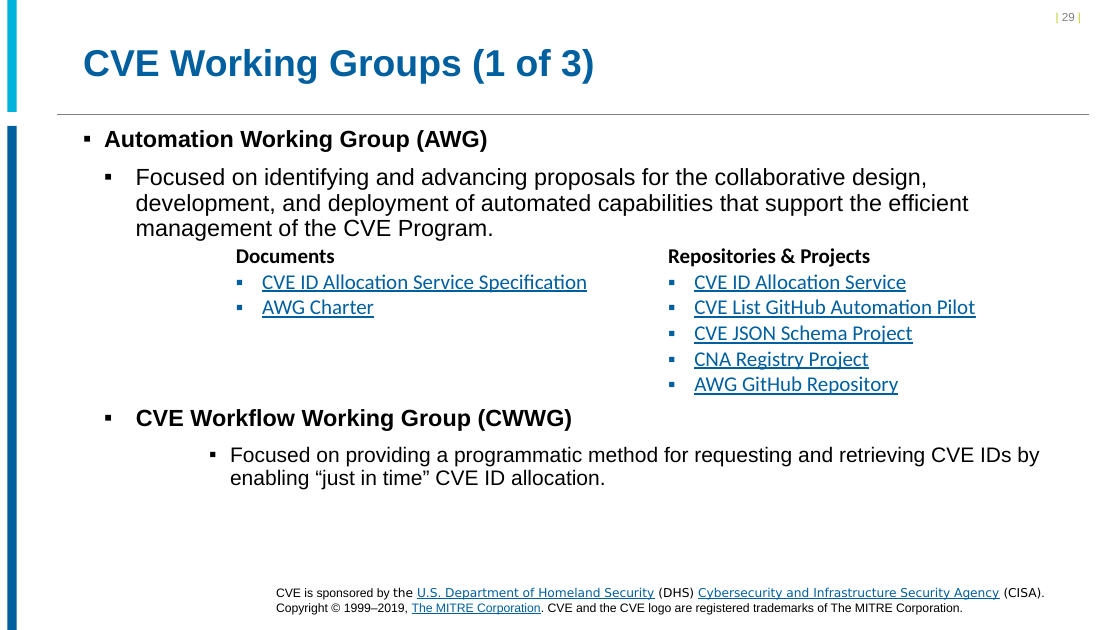
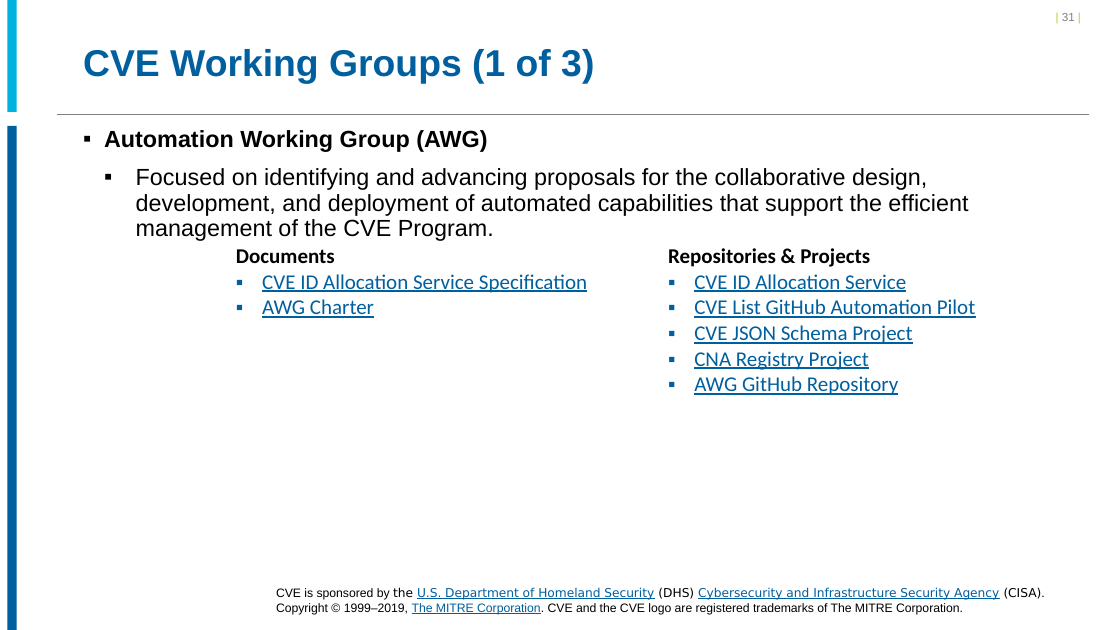
Before and after one commit to CVEProject/cveproject.github.io, a slide deck: slide 31 of docs/cna/Becoming_a_CNA.pptx (slide 29 before the commit). Drawn at 1120x630 pixels with LibreOffice and Linux fonts; fonts in the diff are those of the drawing; background and template pictures are left out. Boxes give left, top, right and bottom in pixels: in the first picture for what was removed or moved away, otherwise in the second. Text is boxed around its words. In the diff, an @@ line names an element or a change of style, - is before the commit and + after.

```diff
--- a/docs/cna/Becoming_a_CNA.pptx
+++ b/docs/cna/Becoming_a_CNA.pptx
@@ page number at bbox=[1062, 13, 1075, 21]: text changed @@
-| 29 |
+| 31 |
@@ text at bbox=[136, 409, 1039, 489]: paragraphs removed @@
-  ▪ CVE Workflow Working Group (CWWG)
-      ▪ Focused on providing a programmatic method for requesting and retrieving CVE IDs by enabling “just in time” CVE ID allocation.
```
Also in this commit, not shown: 23 other slides changed, 2 slides added.
